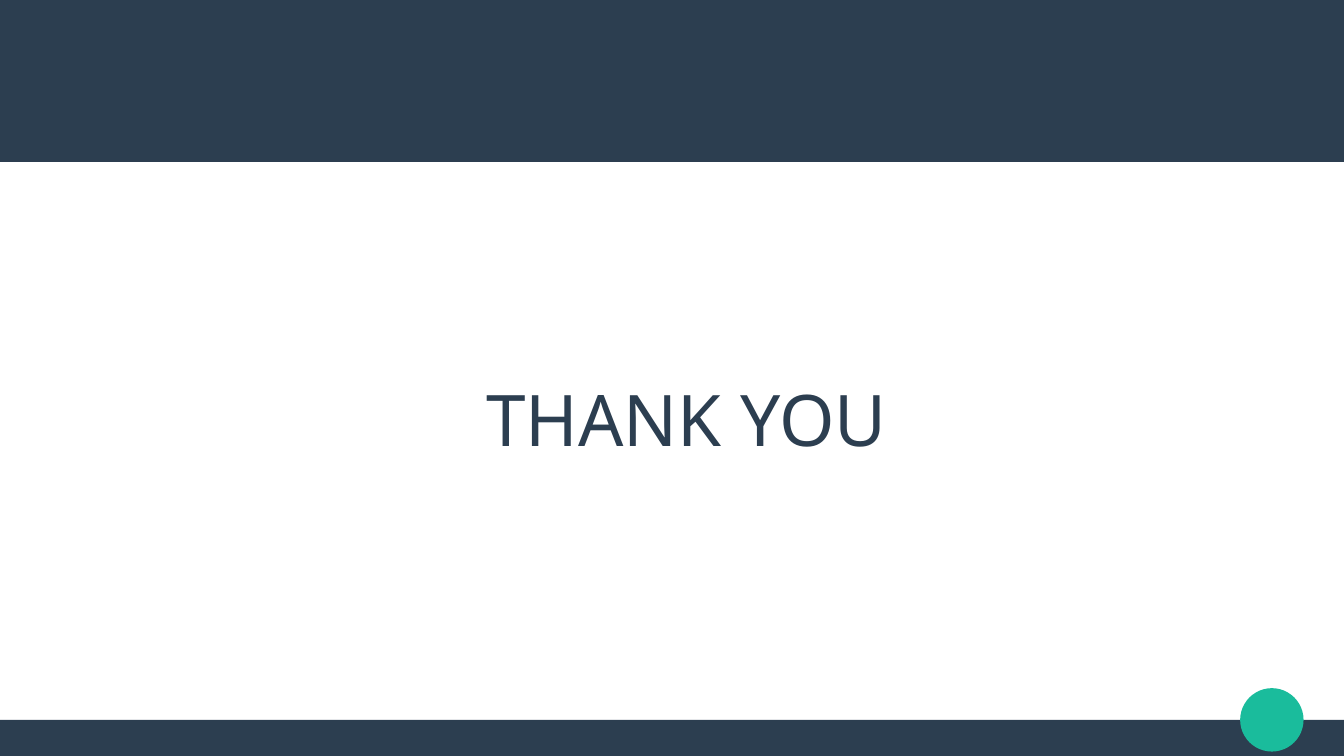
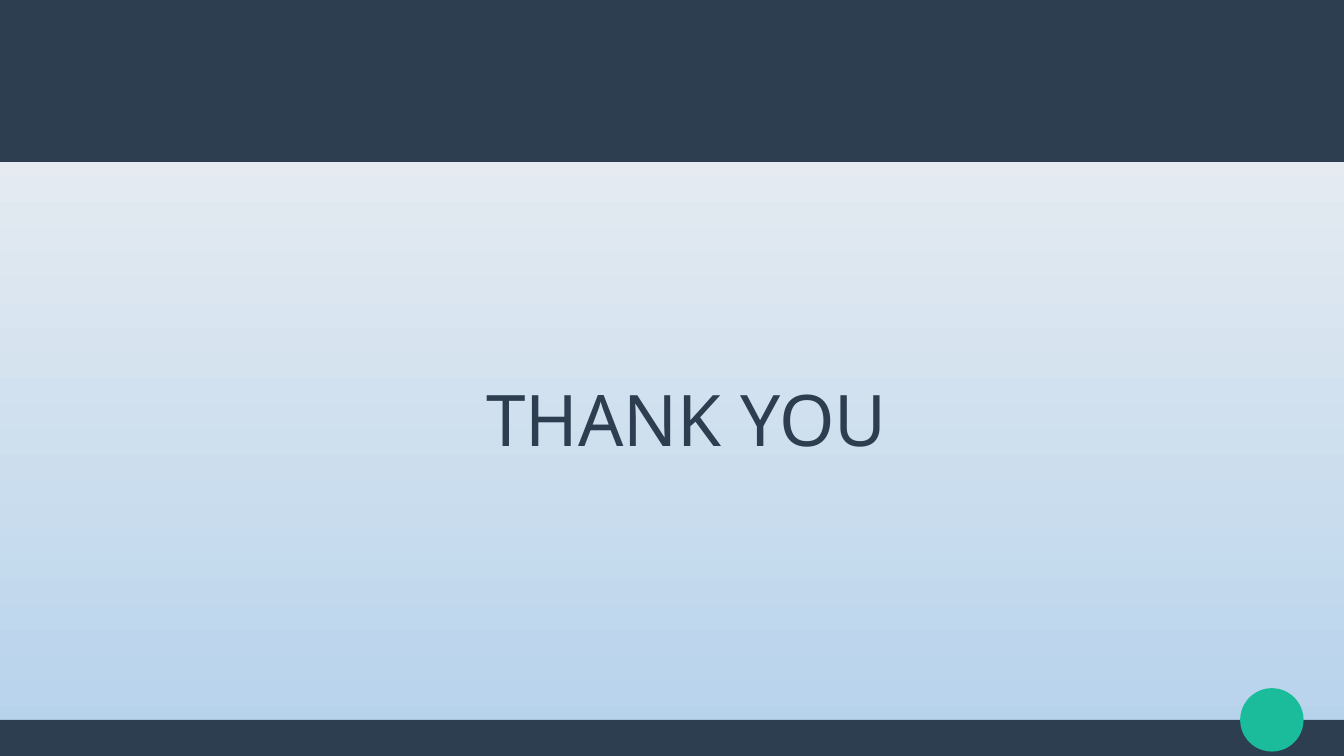
Before and after one commit to raalrwai/Multi-Agent-RAG-Utility-App, a slide deck: slide 12 of presentation/RAG_Slidess.odp (slide 10 before the commit). Drawn at 1344x756 pixels with LibreOffice and Linux fonts; fonts in the diff are those of the drawing. Boxes give left, top, right and bottom in pixels: in the first picture for what was removed or moved away, otherwise in the second. Text is boxed around its words. In the diff, an @@ line names an element or a change of style, - is before the commit and + after.

```diff
--- a/presentation/RAG_Slidess.odp
+++ b/presentation/RAG_Slidess.odp
@@ background #FFFFFF to gradient #F2F2F2 to #B5D2EC @@
```
Also in this commit, not shown: 5 other slides changed, 6 slides added, 4 slides removed, 8 other files.
